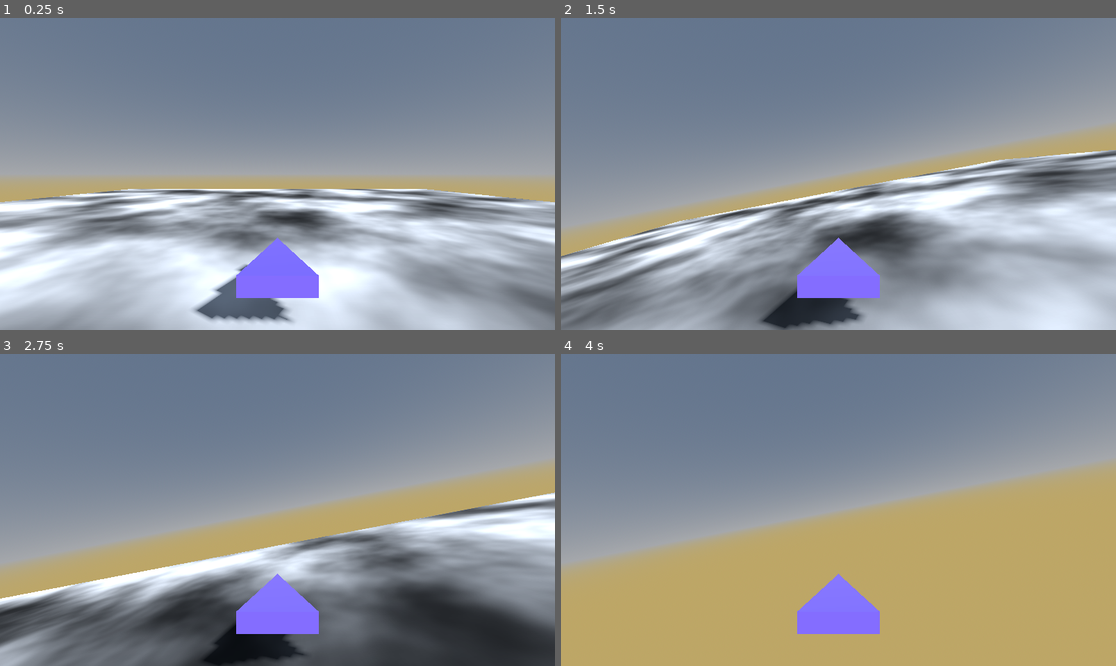
Above: before the commit, frames 1-4 (two rows, left to right).
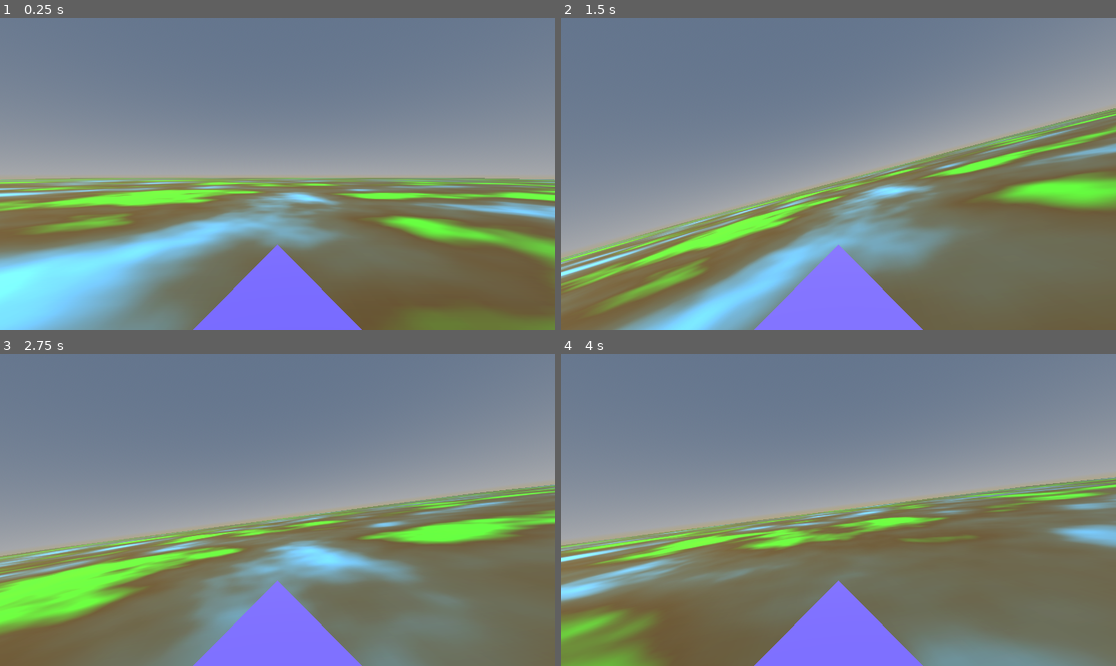
Above: after the commit, the same moments.

Repository: BryanWi/spaceShip
Game: Godot game, scene res://testScene.tscn
Same seed, same stepped clock (60 frames per second), same inputs: the game is played once before the commit and once after it.
Inputs (mouse positions are in pixels of both pictures, inside the frame that each line leads up to):
- Up to frame 1 (0.25 s): no input
- Up to frame 2 (1.5 s): tap Enter at 0.5 s; move the mouse to (866, 174) at 0.52 s; hold W (forward) from 0.53 s (still down); tap G (damp) at 0.6 s; tap E (e, bound only after the commit) at 0.8, 1.35 s; move the mouse to (810, 174) at 1.27 s
- Up to frame 3 (2.75 s): keep holding W (forward); click (249, 510) at 1.55 s; move the mouse to (288, 503) at 2.02 s; click (288, 503) at 2.1 s; tap Q (q, bound only after the commit) at 2.3 s
- Up to frame 4 (4 s): keep holding W (forward); move the mouse to (832, 516) at 2.77 s; tap Q (q, bound only after the commit) at 2.85 s; tap G (damp) at 3.05, 3.6 s; move the mouse to (877, 513) at 3.52 s; tap E (e, bound only after the commit) at 3.8 s

The runs differ from the first frame. In frame 1, 46% of the frame differs, in the area x 0-100%, y 51-100%; in frame 2, 47%; in frame 3, 45%; in frame 4, 49%, in the area x 0-100%, y 34-100%.

Commit message:
Movimiento básico listo
Falta equilibrar valores para definir distintas aceleraciones según la dirección, también falta poner un límite de velocidad

Diff:
--- a/Scenes/ship/space_ship.gd
+++ b/Scenes/ship/space_ship.gd
@@ -1,4 +1,5 @@
-extends RigidBody3D
+#extends RigidBody3D
+extends CharacterBody3D
 
 var acceleration = 5
 var speed_limit = 10
@@ -15,11 +16,14 @@
 var x_dir
 var y_dir
 var z_dir
+var roll_dir = 0
 var x_mouse = 0
+var y_mouse = 0
 
 func _ready():
-	gravity_scale = 0
+	#gravity_scale = 0
 	Input.set_mouse_mode(Input.MOUSE_MODE_CAPTURED)
+
 
 # Called every frame. 'delta' is the elapsed time since the previous frame.
 func _process(_delta):
@@ -28,21 +32,16 @@
 func _input(event : InputEvent) -> void:
 	if event is InputEventMouseMotion:
 		x_mouse = event.relative.x
-
-		#rotation.x += event.relative.x*roll_speed*0.001
-		#rotate_x(event.relative.x*roll_speed*0.001)
-		var a = event.relative.x*roll_speed*0.001
-		print(a)
-		rotate(basis.x,a)
-		#character.rotation.y -= event.relative.x * MOUSE_SENS * 0.001
-		#character.rotation.y = wrapf(character.rotation.y, 0.0, TAU)
+		y_mouse = event.relative.y
 
 func _physics_process(delta):
 	get_inputs()
 
 
 	vel += basis.x*acceleration*delta*x_dir
-	if (x_dir== 0) && (damp==true):
+	vel += basis.y*acceleration*delta*y_dir
+	vel += basis.z*acceleration*delta*z_dir
+	if (x_dir== 0) &&(y_dir== 0)&&(z_dir== 0) && (damp==true):
 		vel = Vector3(lerpf(vel.x,0.0,0.02),lerpf(vel.y,0.0,0.02),lerpf(vel.z,0.0,0.02))
 	if damp_toggle:
 		damp = !damp
@@ -53,20 +52,24 @@
 	#vel = clamp(vel, -speed_limit,speed_limit)
 
 	#rotation.y += delta*rotate_speed*z_dir
-	rotate(basis.y, delta*rotate_speed*z_dir)
+	rotate(basis.x, delta*rotate_speed*-roll_dir)
 
-	var distance #= #vel * delta
-	distance = vel*delta
+	rotate(basis.y,-x_mouse * roll_speed*0.001*0.5)
+	rotate(basis.z,-y_mouse * roll_speed*0.001)
+	x_mouse = 0
+	y_mouse = 0
 
-	#revisar como rotar
-	#print(rotation.y)
-	#print(distance)
+
+	var distance = vel*delta
 	move_and_collide(distance)
 
 func get_inputs():
 	x_dir = Input.get_axis("backward","forward")
 	y_dir = Input.get_axis("down","up")
 	z_dir = Input.get_axis("left","right")
+	roll_dir = Input.get_axis("q","e")
 	damp_toggle = Input.is_action_just_pressed("damp")
 	if Input.is_action_just_pressed("ui_cancel"):
 		Input.set_mouse_mode(Input.MOUSE_MODE_VISIBLE)
+	if Input.is_action_just_pressed("left_click"):
+		Input.set_mouse_mode(Input.MOUSE_MODE_CAPTURED)
--- a/Scenes/ship/space_ship.tscn
+++ b/Scenes/ship/space_ship.tscn
@@ -9,12 +9,30 @@
 material = SubResource("StandardMaterial3D_ygipd")
 size = Vector3(0.793, 1.155, 0.215)
 
-[node name="spaceShip" type="RigidBody3D"]
+[sub_resource type="ConcavePolygonShape3D" id="ConcavePolygonShape3D_6rypo"]
+data = PackedVector3Array(0, 0.5775, 0.1075, 0.3965, -0.5775, 0.1075, -0.3965, -0.5775, 0.1075, 0, 0.5775, -0.1075, -0.3965, -0.5775, -0.1075, 0.3965, -0.5775, -0.1075, 0, 0.5775, 0.1075, 0, 0.5775, -0.1075, 0.3965, -0.5775, 0.1075, 0, 0.5775, -0.1075, 0.3965, -0.5775, -0.1075, 0.3965, -0.5775, 0.1075, 0, 0.5775, -0.1075, 0, 0.5775, 0.1075, -0.3965, -0.5775, -0.1075, 0, 0.5775, 0.1075, -0.3965, -0.5775, 0.1075, -0.3965, -0.5775, -0.1075, -0.3965, -0.5775, 0.1075, 0.3965, -0.5775, 0.1075, -0.3965, -0.5775, -0.1075, 0.3965, -0.5775, 0.1075, 0.3965, -0.5775, -0.1075, -0.3965, -0.5775, -0.1075)
+
+[sub_resource type="SceneReplicationConfig" id="SceneReplicationConfig_7xxcn"]
+properties/0/path = NodePath(".:position")
+properties/0/spawn = true
+properties/0/sync = true
+properties/1/path = NodePath(".:rotation")
+properties/1/spawn = true
+properties/1/sync = true
+
+[node name="spaceShip" type="CharacterBody3D"]
 script = ExtResource("1_agrof")
 
 [node name="MeshInstance3d" type="MeshInstance3D" parent="."]
 transform = Transform3D(-4.37114e-08, 1, -4.37114e-08, 0, -4.37114e-08, -1, -1, -4.37114e-08, 1.91069e-15, 0, 0, 0)
 mesh = SubResource("PrismMesh_r4vd3")
 
+[node name="CollisionShape3d" type="CollisionShape3D" parent="."]
+transform = Transform3D(-4.37114e-08, 1, -4.37114e-08, 0, -4.37114e-08, -1, -1, -4.37114e-08, 1.91069e-15, 0, 0, 0)
+shape = SubResource("ConcavePolygonShape3D_6rypo")
+
 [node name="Camera3d" type="Camera3D" parent="."]
-transform = Transform3D(-4.37114e-08, 0, -1, 0, 1, 0, 1, 0, -4.37114e-08, -2.53657, 1.08571, 0)
+transform = Transform3D(-4.37114e-08, 0, -1, 0, 1, 0, 1, 0, -4.37114e-08, 0.0823202, 0.279111, 0)
+
+[node name="MultiplayerSynchronizer" type="MultiplayerSynchronizer" parent="."]
+replication_config = SubResource("SceneReplicationConfig_7xxcn")
--- a/project.godot
+++ b/project.godot
@@ -52,3 +52,18 @@
 "events": [Object(InputEventKey,"resource_local_to_scene":false,"resource_name":"","device":0,"window_id":0,"alt_pressed":false,"shift_pressed":false,"ctrl_pressed":false,"meta_pressed":false,"pressed":false,"keycode":0,"physical_keycode":71,"unicode":0,"echo":false,"script":null)
 ]
 }
+q={
+"deadzone": 0.5,
+"events": [Object(InputEventKey,"resource_local_to_scene":false,"resource_name":"","device":0,"window_id":0,"alt_pressed":false,"shift_pressed":false,"ctrl_pressed":false,"meta_pressed":false,"pressed":false,"keycode":0,"physical_keycode":81,"unicode":0,"echo":false,"script":null)
+]
+}
+e={
+"deadzone": 0.5,
+"events": [Object(InputEventKey,"resource_local_to_scene":false,"resource_name":"","device":0,"window_id":0,"alt_pressed":false,"shift_pressed":false,"ctrl_pressed":false,"meta_pressed":false,"pressed":false,"keycode":0,"physical_keycode":69,"unicode":0,"echo":false,"script":null)
+]
+}
+left_click={
+"deadzone": 0.5,
+"events": [Object(InputEventMouseButton,"resource_local_to_scene":false,"resource_name":"","device":-1,"window_id":0,"alt_pressed":false,"shift_pressed":false,"ctrl_pressed":false,"meta_pressed":false,"button_mask":0,"position":Vector2(0, 0),"global_position":Vector2(0, 0),"factor":1.0,"button_index":1,"pressed":false,"double_click":false,"script":null)
+]
+}
--- a/testScene.tscn
+++ b/testScene.tscn
@@ -1,10 +1,17 @@
-[gd_scene load_steps=9 format=3 uid="uid://du7uywwmg5eh8"]
+[gd_scene load_steps=11 format=3 uid="uid://du7uywwmg5eh8"]
 
 [ext_resource type="PackedScene" uid="uid://dg8xbo15e6lmf" path="res://Scenes/ship/space_ship.tscn" id="1_dnj1o"]
+
+[sub_resource type="Gradient" id="Gradient_cj222"]
+offsets = PackedFloat32Array(0, 0.246914, 0.407407, 0.62963, 0.876543)
+colors = PackedColorArray(0.346645, 1, 0.0999336, 1, 0.303084, 0.84375, 0.13205, 1, 0.335938, 0.249962, 0.0986114, 1, 0.345546, 0.338014, 0.248843, 1, 0.393587, 0.77827, 1, 1)
 
 [sub_resource type="FastNoiseLite" id="FastNoiseLite_dqy1g"]
 
 [sub_resource type="NoiseTexture2D" id="NoiseTexture2D_8ahk2"]
+width = 1024
+height = 1024
+color_ramp = SubResource("Gradient_cj222")
 noise = SubResource("FastNoiseLite_dqy1g")
 
 [sub_resource type="StandardMaterial3D" id="StandardMaterial3D_76dh1"]
@@ -12,7 +19,11 @@
 
 [sub_resource type="PlaneMesh" id="PlaneMesh_6heqs"]
 material = SubResource("StandardMaterial3D_76dh1")
-size = Vector2(30, 30)
+size = Vector2(300, 300)
+
+[sub_resource type="ConcavePolygonShape3D" id="ConcavePolygonShape3D_23587"]
+margin = 2.415
+data = PackedVector3Array(150, 0, 150, -150, 0, 150, 150, 0, -150, -150, 0, 150, -150, 0, -150, 150, 0, -150)
 
 [sub_resource type="ProceduralSkyMaterial" id="ProceduralSkyMaterial_xmoki"]
 ground_bottom_color = Color(0.741176, 0.65098, 0.4, 1)
@@ -23,14 +34,24 @@
 [sub_resource type="Environment" id="Environment_kxj2d"]
 background_mode = 2
 sky = SubResource("Sky_ecs3t")
+fog_light_energy = 1.24
+fog_sun_scatter = 0.04
+fog_aerial_perspective = 0.132
+fog_height = 30.12
 
 [node name="testScene" type="Node3D"]
 
 [node name="spaceShip" parent="." instance=ExtResource("1_dnj1o")]
+transform = Transform3D(1, 0, 0, 0, 1, 0, 0, 0, 1, 0, 2.28916, 0)
 
 [node name="MeshInstance3d" type="MeshInstance3D" parent="."]
 transform = Transform3D(1, 0, 0, 0, 1, 0, 0, 0, 1, 3.44311, -0.443515, 0)
 mesh = SubResource("PlaneMesh_6heqs")
+
+[node name="StaticBody3d" type="StaticBody3D" parent="MeshInstance3d"]
+
+[node name="CollisionShape3d" type="CollisionShape3D" parent="MeshInstance3d/StaticBody3d"]
+shape = SubResource("ConcavePolygonShape3D_23587")
 
 [node name="WorldEnvironment" type="WorldEnvironment" parent="."]
 environment = SubResource("Environment_kxj2d")
@@ -38,3 +59,5 @@
 [node name="DirectionalLight3d" type="DirectionalLight3D" parent="."]
 transform = Transform3D(0.860093, 0.285546, -0.422734, 0, 0.828667, 0.559743, 0.510138, -0.481431, 0.71273, 0, 1.58823, 0)
 shadow_enabled = true
+
+[node name="Spaceships" type="Node3D" parent="."]
Not shown: 1 places in Scenes/ship/space_ship.tscn that only renumber resources
